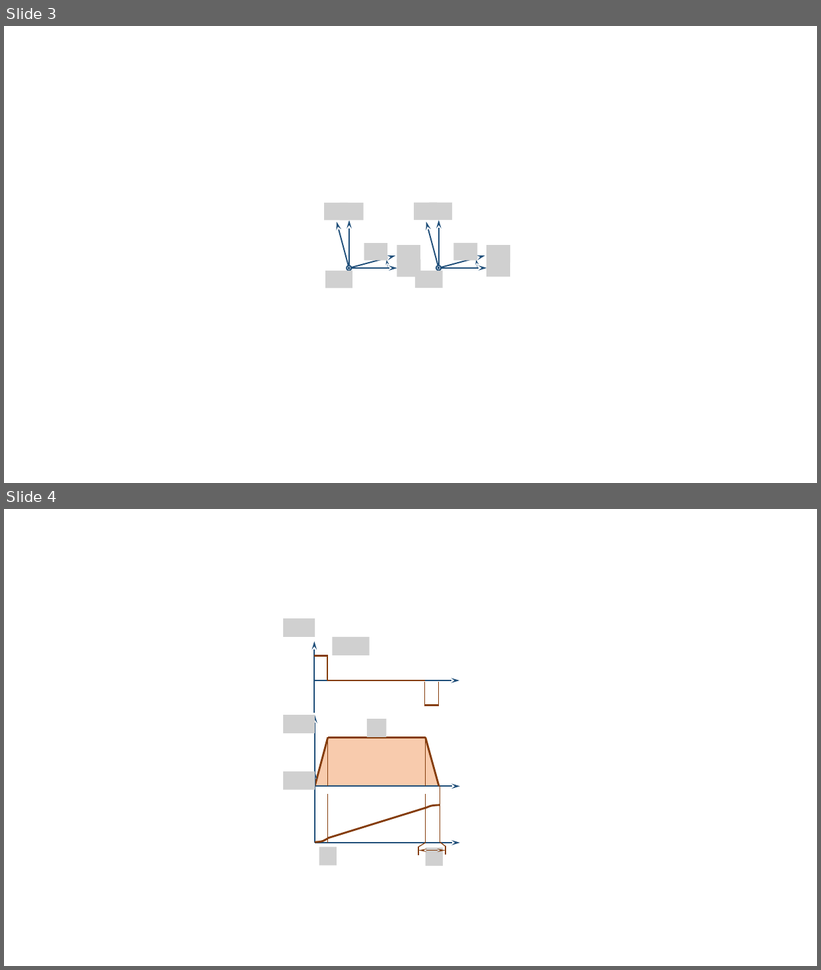
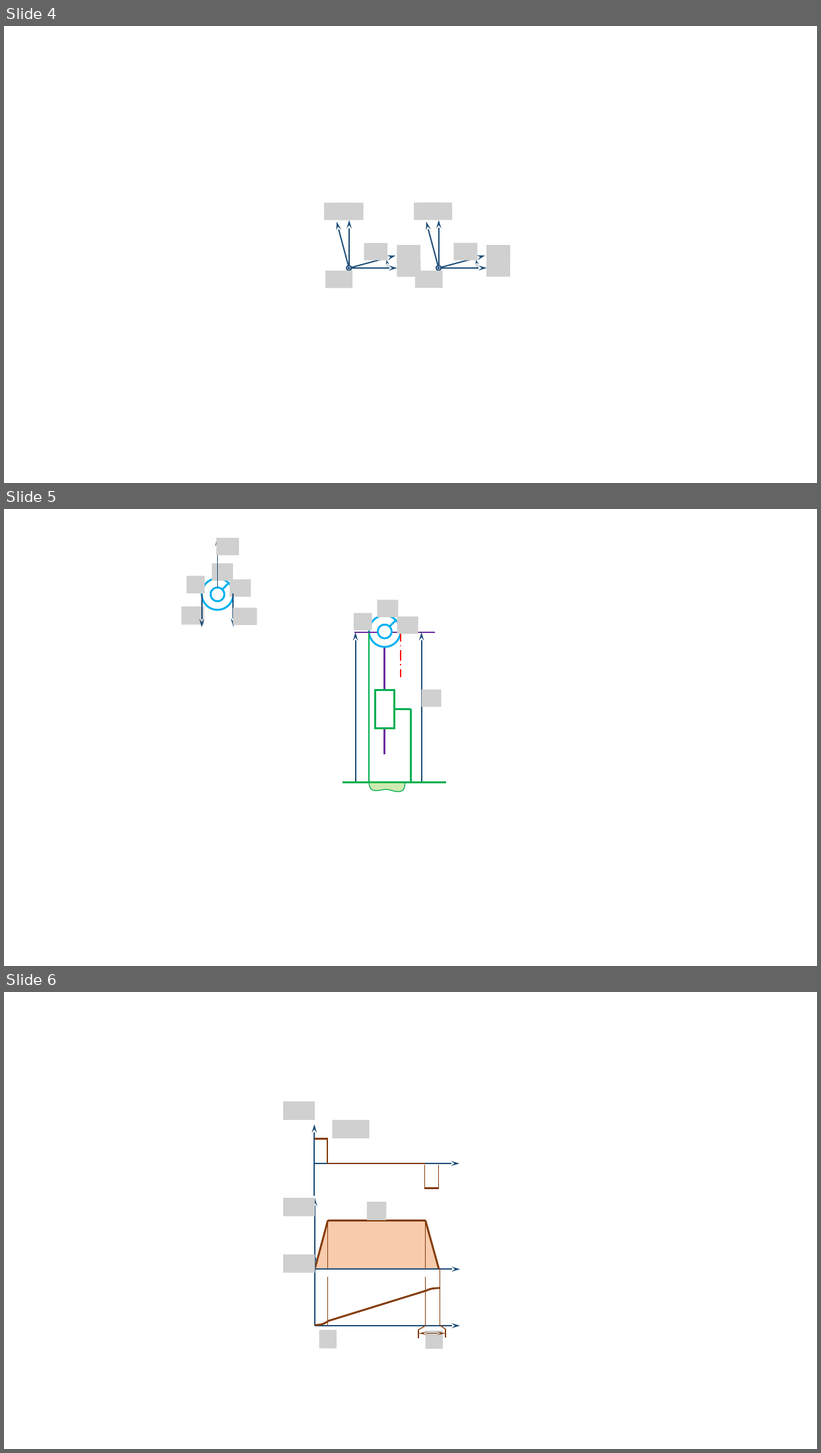
Before and after one commit to xpessoles/Cy_06_PSI_Energetique, a slide deck: Chapitre_01_Energetique/Cy_06_01_Application_04_Mammographie/images/Figures.pptx. Shown one above the other, each under a label of ours: slides 3 and 4 before the commit, slides 4, 5 and 6 after it. The pictures are 821x970 and 821x1453 pixels, drawn with LibreOffice and Linux fonts; fonts in the diff are those of the drawing; grey boxes stand for pictures; background and template pictures are left out. Boxes give left, top, right and bottom in pixels: in the first picture for what was removed or moved away, otherwise in the second. Text is boxed around its words. In the diff, an @@ line names an element or a change of style, - is before the commit and + after.

```diff
--- a/Chapitre_01_Energetique/Cy_06_01_Application_04_Mammographie/images/Figures.pptx
+++ b/Chapitre_01_Energetique/Cy_06_01_Application_04_Mammographie/images/Figures.pptx
@@ slide 5 added at bbox=[4, 509, 817, 966], background #FFFFFF @@
@@ picture added at bbox=[217, 537, 239, 555] @@
@@ arrow added from (217, 588) to (217, 537), #1F4E79 1.5 pt @@
@@ picture added at bbox=[212, 563, 234, 581] @@
@@ picture added at bbox=[186, 576, 205, 593] @@
@@ ellipse added at bbox=[201, 578, 234, 610], fill #FFFFFF, outline #00B0F0 2.25 pt @@
@@ ellipse added at bbox=[211, 588, 225, 601], fill #FFFFFF, outline #00B0F0 2.25 pt @@
@@ line added from (228, 583) to (222, 590), #00B0F0 2.25 pt @@
@@ picture added at bbox=[230, 580, 251, 597] @@
@@ picture added at bbox=[182, 607, 205, 625] @@
@@ arrow added from (201, 594) to (201, 627), #1F4E79 1.5 pt @@
@@ arrow added from (234, 593) to (234, 626), #1F4E79 1.5 pt @@
@@ picture added at bbox=[378, 600, 399, 618] @@
@@ picture added at bbox=[233, 608, 257, 626] @@
@@ picture added at bbox=[354, 613, 372, 631] @@
@@ ellipse added at bbox=[370, 616, 401, 648], fill #FFFFFF, outline #00B0F0 2.25 pt @@
@@ ellipse added at bbox=[378, 625, 392, 639], fill #FFFFFF, outline #00B0F0 2.25 pt @@
@@ line added from (396, 620) to (389, 626), #00B0F0 2.25 pt @@
@@ picture added at bbox=[397, 617, 418, 634] @@
@@ line added from (435, 632) to (354, 632), #7030A0 1 pt @@
@@ arrow added from (355, 782) to (355, 632), #1F4E79 1.5 pt @@
@@ line added from (370, 632) to (370, 782), #00B050 2.25 pt @@
@@ line added from (385, 647) to (385, 755), #7030A0 2.25 pt @@
@@ line added from (401, 632) to (401, 677), #FF0000 1.5 pt dashed @@
@@ arrow added from (422, 782) to (422, 632), #1F4E79 1.5 pt @@
@@ rectangle added at bbox=[376, 690, 395, 729], fill #FFFFFF, outline #00B050 2.25 pt @@
@@ picture added at bbox=[422, 690, 442, 707] @@
@@ line added from (395, 710) to (411, 710), #00B050 2.25 pt @@
@@ line added from (411, 709) to (411, 784), #00B050 2.25 pt @@
@@ line added from (446, 782) to (343, 782), #00B050 2.25 pt @@
@@ freeform shape added at bbox=[369, 783, 405, 792], fill #92D050 at 44% opacity, outline #00B050 1 pt @@
@@ what was slide 3 is now slide 4 @@
@@ what was slide 4 is now slide 6 @@
```
Also in this commit, not shown: 1 other slide added, 7 other files.
